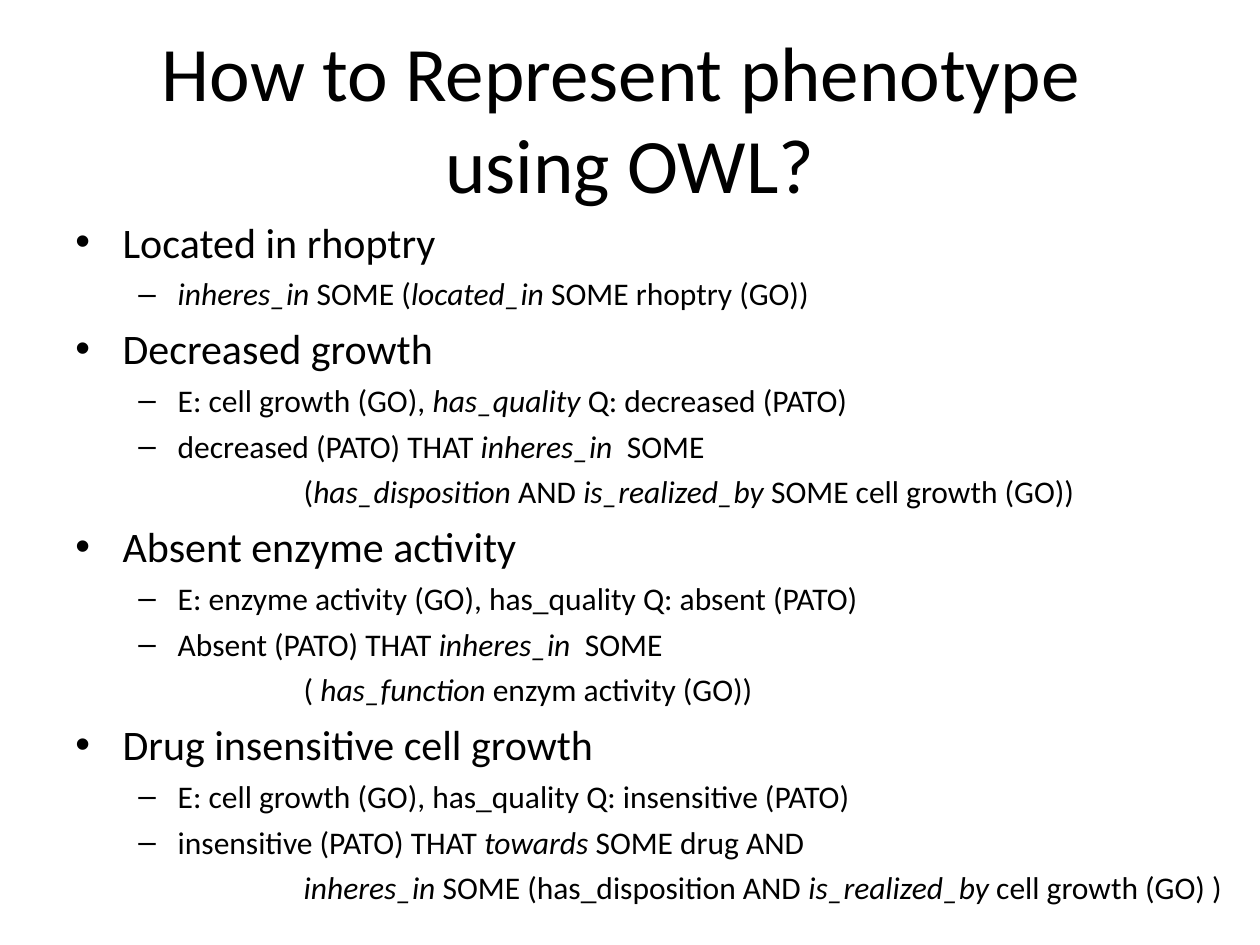
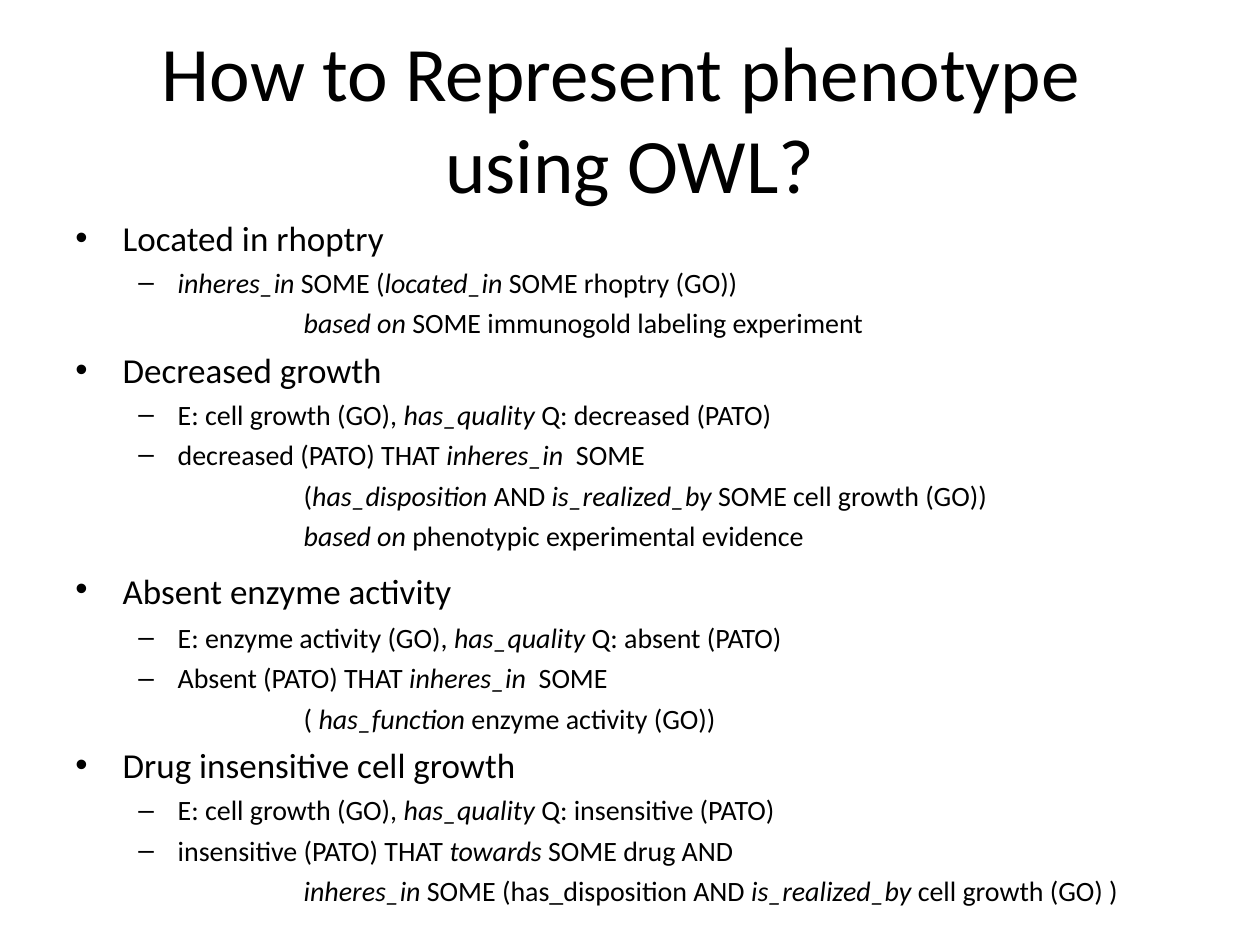
Before and after one commit to obi-ontology/obi-legacy-svn, a slide deck: slide 6 of trunk/docs/developer/phenotype/RCN_Jie.ppt. Drawn at 1260x945 pixels with LibreOffice and Linux fonts; fonts in the diff are those of the drawing. Boxes give left, top, right and bottom in pixels: in the first picture for what was removed or moved away, otherwise in the second. Text is boxed around its words. In the diff, an @@ line names an element or a change of style, - is before the commit and + after.

Commit message:
make minor modification

```diff
--- a/trunk/docs/developer/phenotype/RCN_Jie.ppt
+++ b/trunk/docs/developer/phenotype/RCN_Jie.ppt
@@ text at (123, 226, 1103, 906): size 24 to 20 pt in "Located in rhoptry", "Decreased growth", "Absent enzyme activity", "Drug insensitive cell growth"; size 18 to 16 pt in "inheres_in SOME (located_in SOME rhoptry (GO))", "E: cell growth (GO), has_quality Q: decreased ...", "decreased (PATO) THAT inheres_in SOME", "(has_disposition AND is_realized_by SOME cell growth (GO))" and 5 more places; italic on in "has_quality", "has_quality"; less space between paragraphs @@
@@ text at (304, 313, 863, 338): paragraph added @@
+  based on SOME immunogold labeling experiment
@@ text at (304, 526, 804, 551): paragraph added @@
+  based on phenotypic experimental evidence
@@ text at (319, 708, 715, 734): text changed; size 18 to 16 pt @@
-  ( has_function enzym activity (GO))
+  ( has_function enzyme activity (GO))
```
